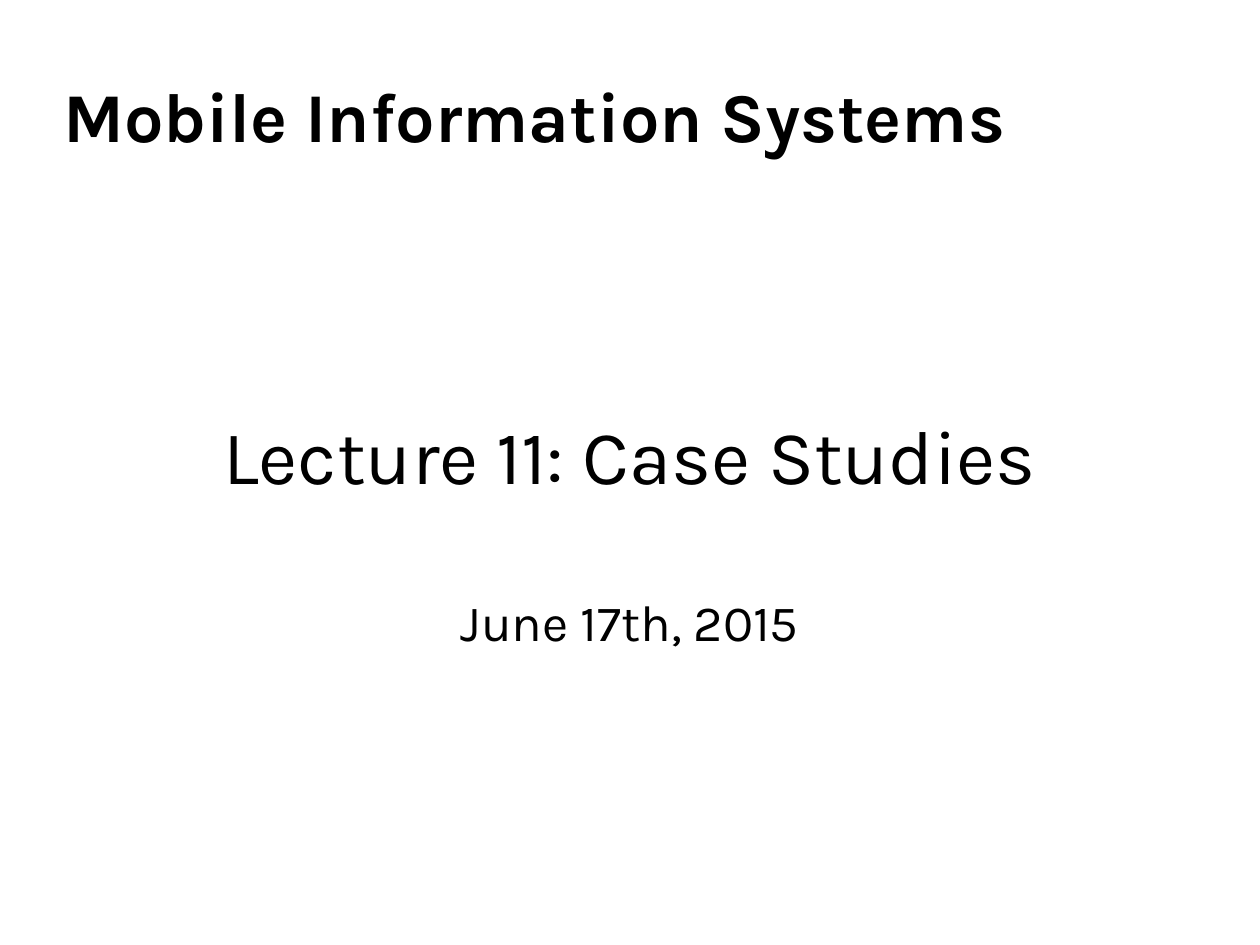
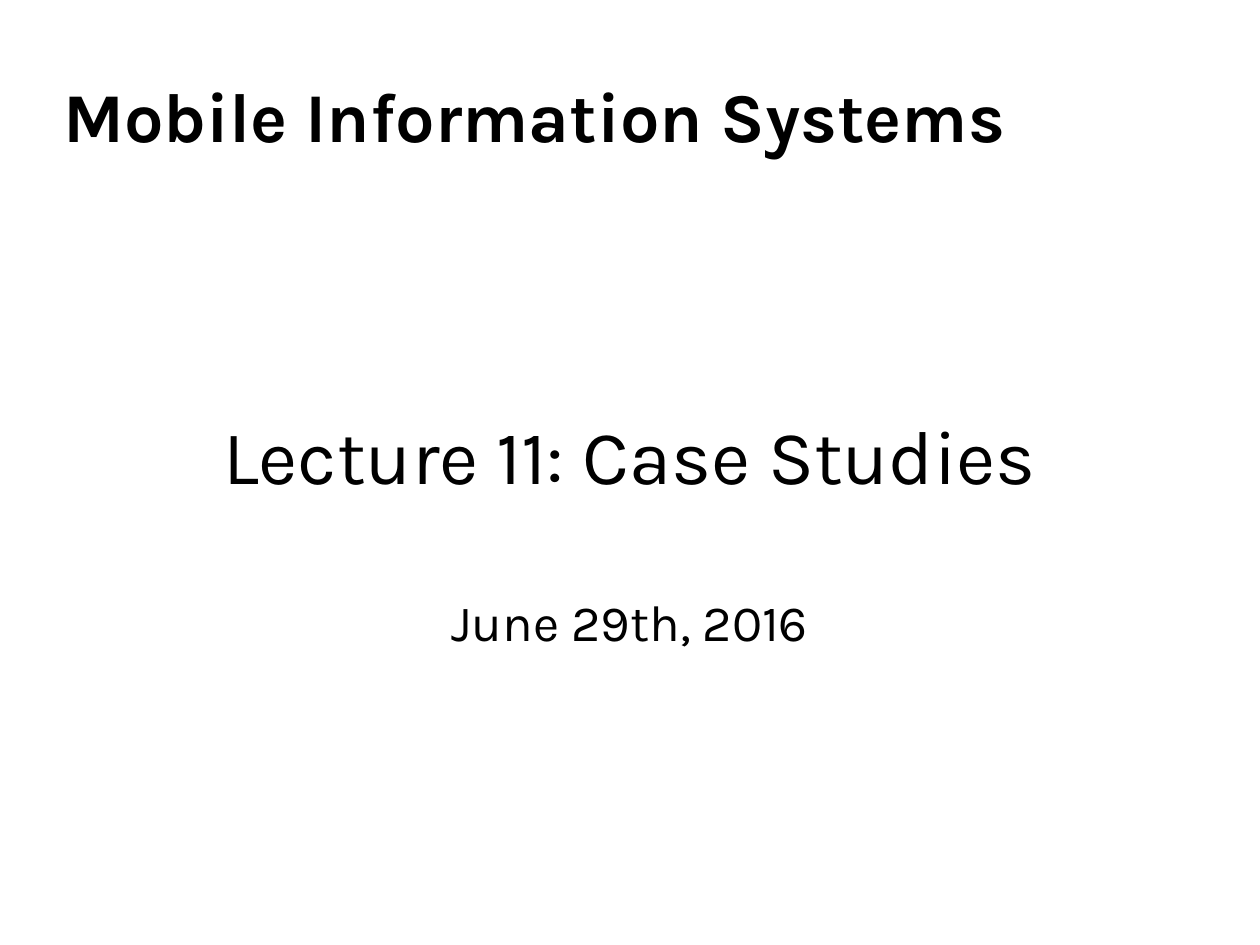
Before and after one commit to floe/mobile-information-systems, a slide deck: slide 1 of 11-case-studies.odp. Drawn at 1260x945 pixels with LibreOffice and Linux fonts; fonts in the diff are those of the drawing; background and template pictures are left out. Boxes give left, top, right and bottom in pixels: in the first picture for what was removed or moved away, otherwise in the second. Text is boxed around its words. In the diff, an @@ line names an element or a change of style, - is before the commit and + after.

```diff
--- a/11-case-studies.odp
+++ b/11-case-studies.odp
@@ text at [451, 606, 808, 647]: text changed @@
-June 17th, 2015
+June 29th, 2016
```
Also in this commit, not shown: 1 other slide changed.
